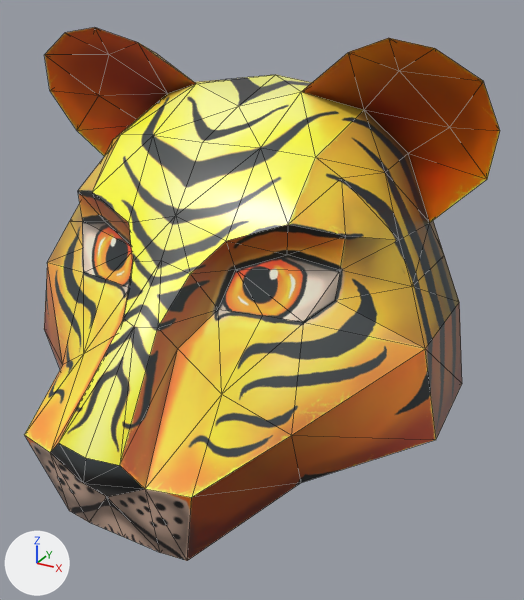
The glTF model public/masks/tiger/tiger.gltf, before and after one commit.
Rendered twice from a 50 mm camera at (235.0, -327.0, 196.0) aimed at (17.0, 70.0, -2.0). The axes (+X, +Y, +Z) are drawn at lower left. The lights are the same throughout. Mesh edges are drawn as thin lines. Where no turn or scale is listed for an object, it has been applied to the vertices.

Names of what the first picture shows: 'Tiger_Mask_Tiger_Mask_0'.
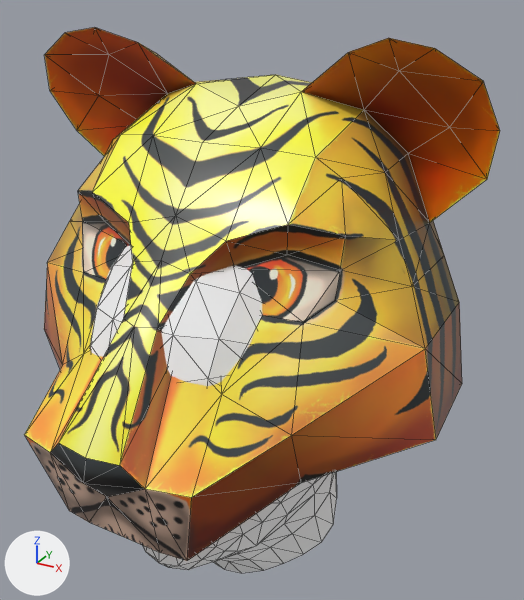
The newer file is also rescaled (x1.143), turned or shifted as a whole; pictures and numbers use the older file's frame.

Boxes [x1, y1, x2, y2] around the edits, measured in the pictures (524 x 600 px):
'hea.002', added: after [90, 245, 337, 573]

What changed in the scene script:
```text
Add mat_defaultmat_001:
    mat_defaultmat_001 = principled_material('defaultMat.001')
    mat_defaultmat_001.base_color = (1.0, 1.0, 1.0)  # white #ffffff
    mat_defaultmat_001.metallic = 1.0
    mat_defaultmat_001.roughness = 1.0
Add me_group1:
    me_group1.from_pydata(...)  # 490 vertices, 956 faces; spans x -94.0..99.0, y -31.0..218.0, z -152.0..146.0
    me_group1.materials.append(mat_defaultmat_001)  # white #ffffff
Add ob_hea_002:
    ob_hea_002 = bpy.data.objects.new('hea.002', me_group1)
    ob_hea_002.location = (0.0, -38.5, -71.3)
```
